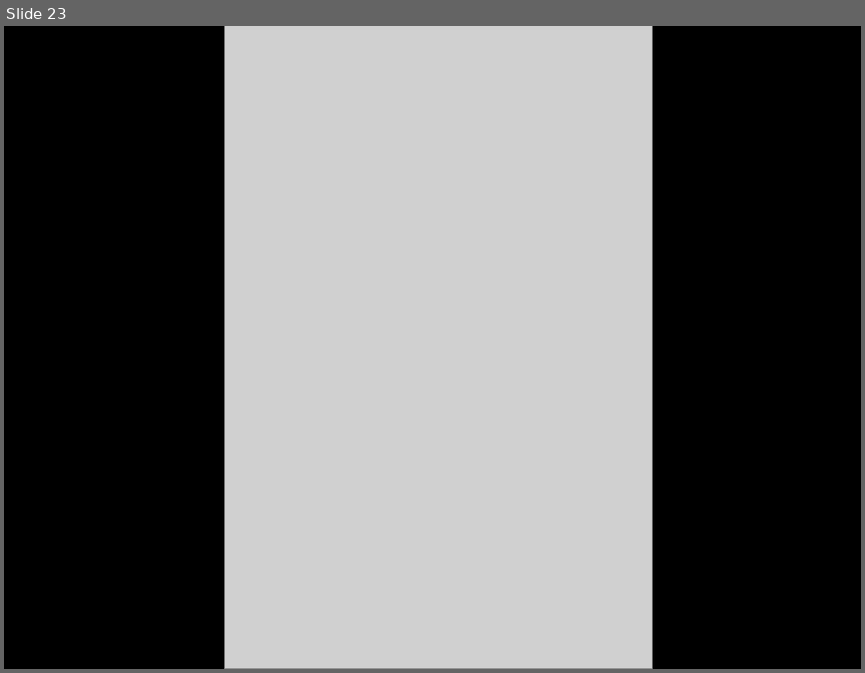
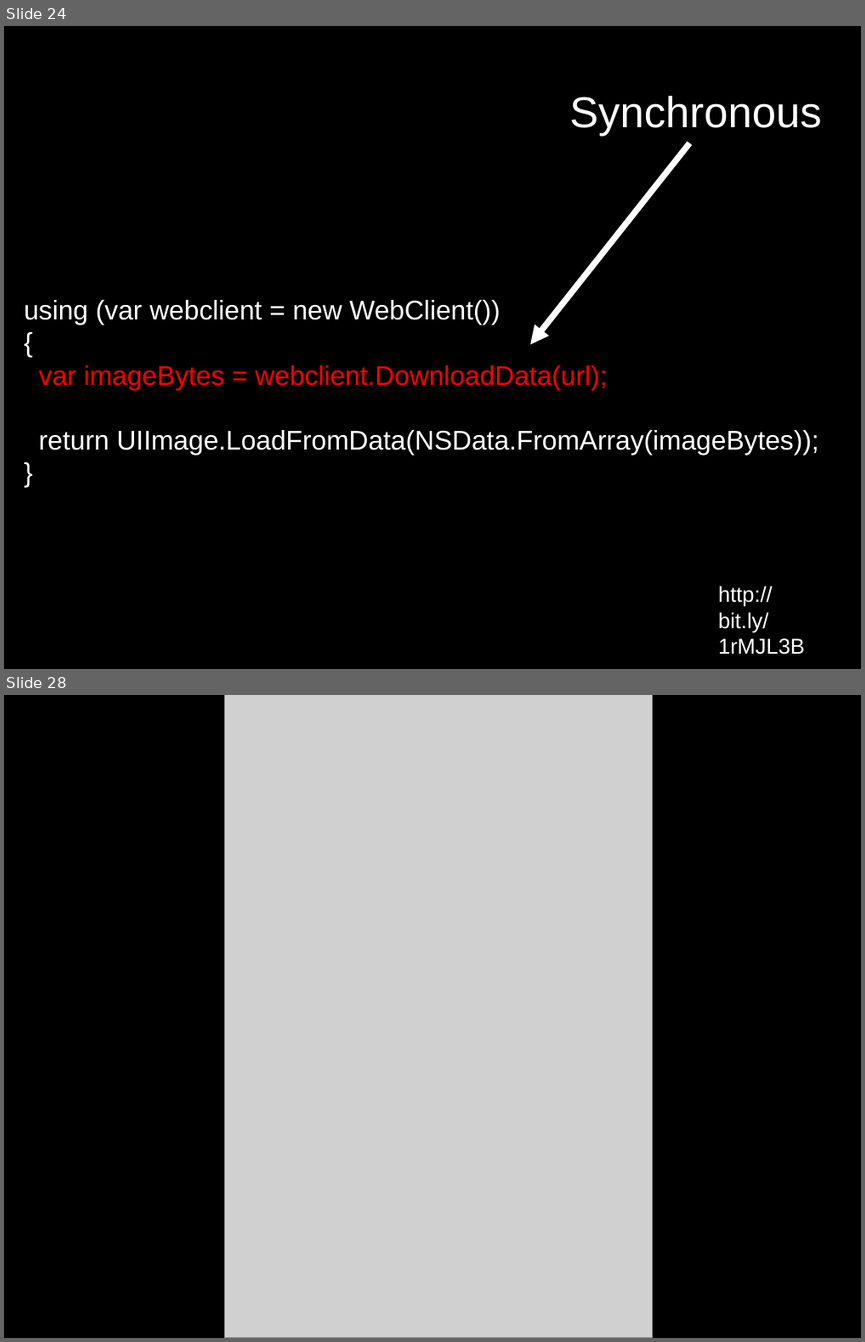
Before and after one commit to dodikk/xamarin-intro-slides, a slide deck: XamarinIntro.odp. Shown one above the other, each under a label of ours: slide 23 before the commit, slides 24 and 28 after it; the slides between them are not shown. The pictures are 865x673 and 865x1342 pixels, drawn with LibreOffice and Linux fonts; fonts in the diff are those of the drawing; grey boxes stand for pictures. Boxes give left, top, right and bottom in pixels: in the first picture for what was removed or moved away, otherwise in the second. Text is boxed around its words. In the diff, an @@ line names an element or a change of style, - is before the commit and + after.

Commit message:
Added image loading example

```diff
--- a/XamarinIntro.odp
+++ b/XamarinIntro.odp
@@ slide 24 added at <box>4,26,861,669</box>, background #000000 @@
@@ text added at <box>569,96,821,136</box>, 40 pt, text #FFFFFF @@
+Synchronous
@@ arrow added from (690, 143) to (530, 344), #FFFFFF 5.67 pt @@
@@ text added at <box>24,300,819,454</box>, 25 pt, text #FFFFFF @@
+using (var webclient = new WebClient())
+{
+var imageBytes = webclient.DownloadData(url);
+return UIImage.LoadFromData(NSData.FromArray(imageBytes));
+}
@@ text added at <box>718,585,805,654</box>, 20 pt, text #FFFFFF @@
+http://bit.ly/1rMJL3B
@@ what was slide 23 is now slide 28 @@
```
Also in this commit, not shown: 6 other slides added, 1 slide removed.
